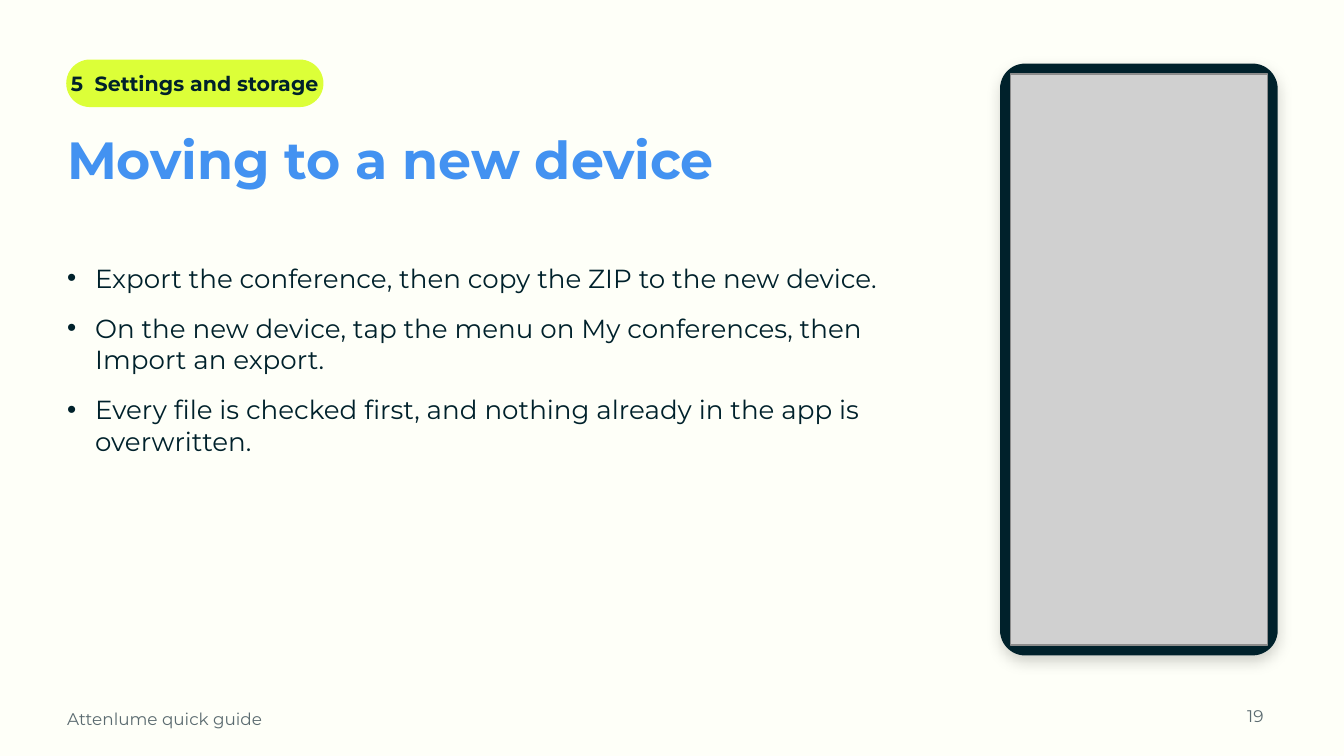
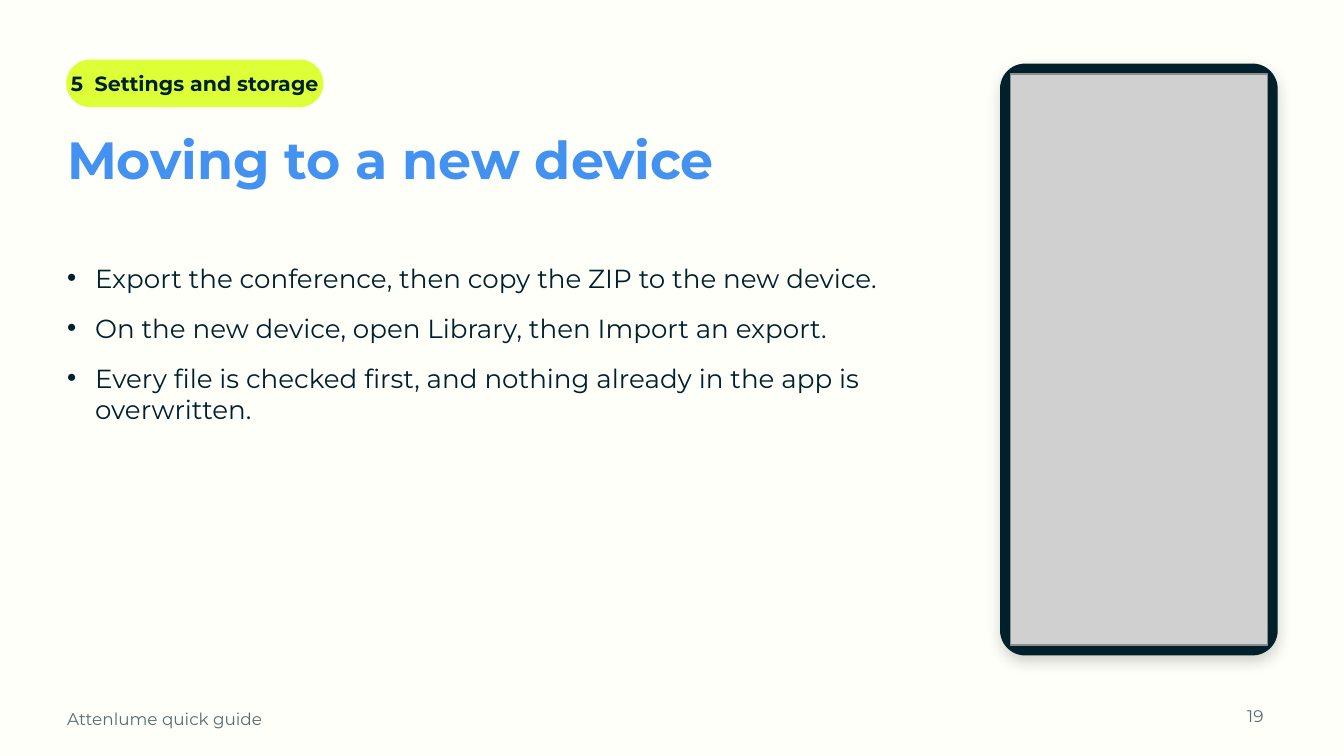
Before and after one commit to SamsonOluwaseun/attenlume, a slide deck: slide 19 of docs/user-guide/Attenlume-Quick-Guide.pptx. Drawn at 1344x756 pixels with LibreOffice and Linux fonts; fonts in the diff are those of the drawing; grey boxes stand for pictures; background and template pictures are left out. Boxes give left, top, right and bottom in pixels: in the first picture for what was removed or moved away, otherwise in the second. Text is boxed around its words. In the diff, an @@ line names an element or a change of style, - is before the commit and + after.

```diff
--- a/docs/user-guide/Attenlume-Quick-Guide.pptx
+++ b/docs/user-guide/Attenlume-Quick-Guide.pptx
@@ text at [95, 318, 827, 344]: text changed @@
-• On the new device, tap the menu on My conferences, then Import an export.
+• On the new device, open Library, then Import an export.
```
Also in this commit, not shown: 5 other slides changed, 4 other files.
